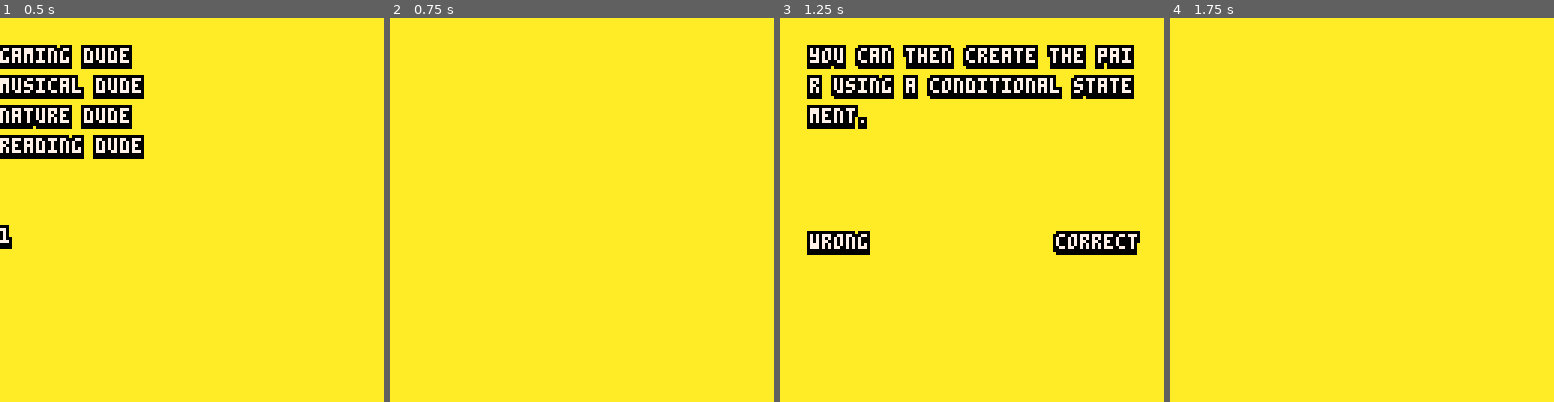
Above: before the commit, frames 1-4 (left to right).
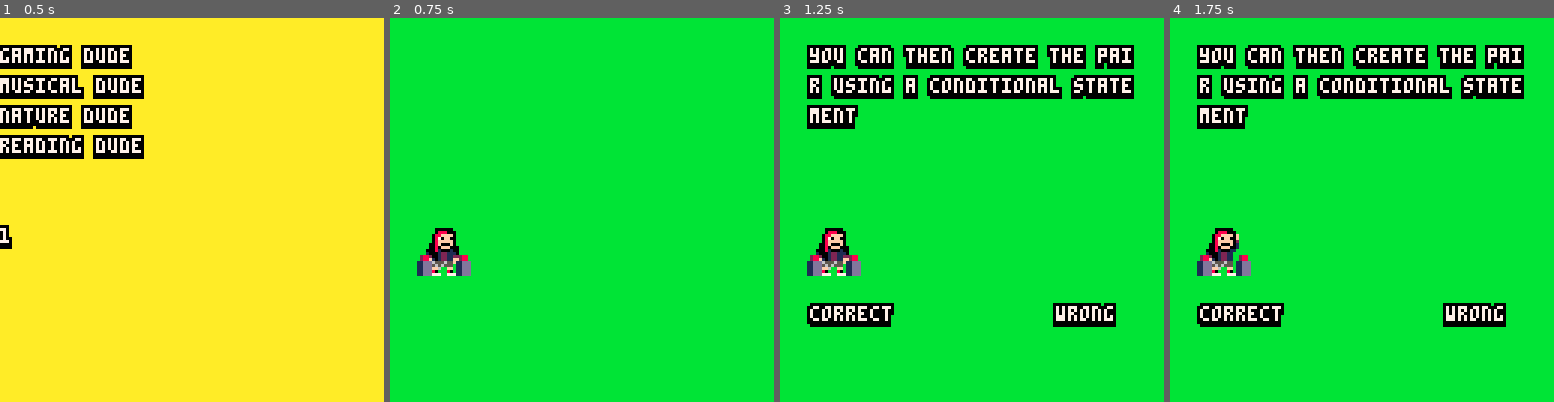
Above: after the commit, the same moments.

Repository: nascimento-cesar/pablos-ultimate-challenge-against-evil-forces
Game: PICO-8 cartridge src/pablos-ultimate-challenge-against-evil-forces.p8
Same seed, same stepped clock (60 frames per second), same inputs: the game is played once before the commit and once after it.
Inputs:
- Up to frame 1 (0.5 s): tap X (X key) at 0.33 s
- Up to frame 2 (0.75 s): tap O (Z key) at 0.7 s
- Up to frame 3 (1.25 s): tap X (X key) at 1.07 s
- Up to frame 4 (1.75 s): hold Right from 1.6 s (still down); tap O (Z key) at 1.7 s

Frame 1 is identical in both runs. In frame 2, 100% of the frame differs, in the area x 0-100%, y 0-100%; in frame 3, 90%; in frame 4, 100%.

Commit message:
feat: create press button animation

Diff:
--- a/src/classes/gameplay.lua
+++ b/src/classes/gameplay.lua
@@ -3,39 +3,63 @@
 function Gameplay:new(character_index)
   local obj = Base.new(self)
 
+  obj.character_action = "idle"
+  obj.character_action_frame = 0
   obj.character_index = character_index
+  obj.character_sprites = Draw:get_sprites(character_index)
   obj.correct_answers = 0
+  obj.current_question = nil
   obj.current_question_index = 1
-  obj.current_question = nil
+  obj.is_locked = false
+  obj.questions = Questions:build_questions()
   obj.wrong_answers = 0
-  obj.questions = Questions:build_questions(character_index)
 
   return obj
 end
 
 function Gameplay:update()
+  self:handle_character_action()
   self:handle_selected_answer()
 end
 
+function Gameplay:handle_character_action()
+  self.character_action_frame += 1
+
+  if self.character_action ~= "idle" and self.character_action_frame >= 30 then
+    self.character_action = "idle"
+    self.character_action_frame = 1
+    self.current_question_index += 1
+    self.current_question = nil
+    self.is_locked = false
+  end
+end
+
 function Gameplay:handle_selected_answer()
+  if self.is_locked then
+    return
+  end
+
   if not self.current_question then
     self.current_question = self.questions[self.current_question_index]
   end
 
   if self.current_question then
-    local text, opt_a, opt_b, correct_index, answer = unpack(self.current_question)
+    local text, opt_a, opt_b, correct_index, is_correct_answer, pressed_button = unpack(self.current_question)
 
     if btnp(⬅️) then
-      answer = correct_index == 1
+      pressed_button = "left"
+      is_correct_answer = correct_index == 1
     elseif btnp(➡️) then
-      answer = correct_index == 2
+      pressed_button = "right"
+      is_correct_answer = correct_index == 2
     end
 
-    if answer ~= nil then
-      self.current_question_index += 1
-      self.current_question = nil
+    if is_correct_answer ~= nil then
+      self.character_action = pressed_button
+      self.character_action_frame = 0
+      self.is_locked = true
 
-      if answer then
+      if is_correct_answer then
         self.correct_answers += 1
         self:handle_correct_answer()
       else
--- a/src/pablos-ultimate-challenge-against-evil-forces.p8
+++ b/src/pablos-ultimate-challenge-against-evil-forces.p8
@@ -30,3 +30,76 @@
 
 
 
+…(56 lines of a section not shown)…
+__map__
+8080808080808080808080808080808000000000000000000000000000000000000000000000000000000000000000000000000000000000000000000000000000000000000000000000000000000000000000000000000000000000000000000000000000000000000000000000000000000000000000000000000000000000
+8080808080808080808080808080808000000000000000000000000000000000000000000000000000000000000000000000000000000000000000000000000000000000000000000000000000000000000000000000000000000000000000000000000000000000000000000000000000000000000000000000000000000000
+8080808080808080808080808080808000000000000000000000000000000000000000000000000000000000000000000000000000000000000000000000000000000000000000000000000000000000000000000000000000000000000000000000000000000000000000000000000000000000000000000000000000000000
+8080808080808080808080808080808000000000000000000000000000000000000000000000000000000000000000000000000000000000000000000000000000000000000000000000000000000000000000000000000000000000000000000000000000000000000000000000000000000000000000000000000000000000
+8080808080808080808080808080808000000000000000000000000000000000000000000000000000000000000000000000000000000000000000000000000000000000000000000000000000000000000000000000000000000000000000000000000000000000000000000000000000000000000000000000000000000000
+8080808080808080808080808080808000000000000000000000000000000000000000000000000000000000000000000000000000000000000000000000000000000000000000000000000000000000000000000000000000000000000000000000000000000000000000000000000000000000000000000000000000000000
+8080808080808080808080808080808000000000000000000000000000000000000000000000000000000000000000000000000000000000000000000000000000000000000000000000000000000000000000000000000000000000000000000000000000000000000000000000000000000000000000000000000000000000
+8080808080808080808080808080808000000000000000000000000000000000000000000000000000000000000000000000000000000000000000000000000000000000000000000000000000000000000000000000000000000000000000000000000000000000000000000000000000000000000000000000000000000000
+8080808080808080808080808080808000000000000000000000000000000000000000000000000000000000000000000000000000000000000000000000000000000000000000000000000000000000000000000000000000000000000000000000000000000000000000000000000000000000000000000000000000000000
+8080808080808080808080808080808000000000000000000000000000000000000000000000000000000000000000000000000000000000000000000000000000000000000000000000000000000000000000000000000000000000000000000000000000000000000000000000000000000000000000000000000000000000
+8080808080808080808080808080808000000000000000000000000000000000000000000000000000000000000000000000000000000000000000000000000000000000000000000000000000000000000000000000000000000000000000000000000000000000000000000000000000000000000000000000000000000000
+8080808080808080808080808080808000000000000000000000000000000000000000000000000000000000000000000000000000000000000000000000000000000000000000000000000000000000000000000000000000000000000000000000000000000000000000000000000000000000000000000000000000000000
+8080808080808080808080808080808000000000000000000000000000000000000000000000000000000000000000000000000000000000000000000000000000000000000000000000000000000000000000000000000000000000000000000000000000000000000000000000000000000000000000000000000000000000
+8080808080808080808080808080808000000000000000000000000000000000000000000000000000000000000000000000000000000000000000000000000000000000000000000000000000000000000000000000000000000000000000000000000000000000000000000000000000000000000000000000000000000000
+8080808080808080808080808080808000000000000000000000000000000000000000000000000000000000000000000000000000000000000000000000000000000000000000000000000000000000000000000000000000000000000000000000000000000000000000000000000000000000000000000000000000000000
+8080808080808080808080808080808000000000000000000000000000000000000000000000000000000000000000000000000000000000000000000000000000000000000000000000000000000000000000000000000000000000000000000000000000000000000000000000000000000000000000000000000000000000
--- a/src/screens/gameplay.lua
+++ b/src/screens/gameplay.lua
@@ -1,7 +1,48 @@
 GameplayScreen = {}
 
 function GameplayScreen:draw(gameplay)
+  map(0, 0, 0, 0, 16, 16)
+  palt(0, false)
+  palt(14, true)
   GameplayScreen:draw_question(gameplay)
+  GameplayScreen:draw_character(gameplay)
+  GameplayScreen:draw_buttons(gameplay)
+end
+
+function GameplayScreen:draw_buttons(gameplay)
+  if gameplay.character_action == "left" and gameplay.character_action_frame >= 12 then
+    spr(65, 9, 78)
+  else
+    spr(64, 9, 78)
+  end
+
+  if gameplay.character_action == "right" and gameplay.character_action_frame >= 12 then
+    spr(65, 22, 78)
+  else
+    spr(64, 22, 78)
+  end
+end
+
+function GameplayScreen:draw_character(gameplay)
+  if gameplay.character_action == "idle" then
+    spr(gameplay.character_sprites[1], 10, 70, 2, 2)
+  elseif gameplay.character_action == "left" then
+    if gameplay.character_action_frame <= 4 then
+      spr(gameplay.character_sprites[2], 10, 70, 2, 2, true)
+    elseif gameplay.character_action_frame <= 6 then
+      spr(gameplay.character_sprites[3], 10, 70, 2, 2, true)
+    else
+      spr(gameplay.character_sprites[4], 10, 70, 2, 2, true)
+    end
+  elseif gameplay.character_action == "right" then
+    if gameplay.character_action_frame <= 4 then
+      spr(gameplay.character_sprites[2], 10, 70, 2, 2)
+    elseif gameplay.character_action_frame <= 6 then
+      spr(gameplay.character_sprites[3], 10, 70, 2, 2)
+    else
+      spr(gameplay.character_sprites[4], 10, 70, 2, 2)
+    end
+  end
 end
 
 function GameplayScreen:draw_question(gameplay)
@@ -9,7 +50,7 @@
     local text, opt_a, opt_b = unpack(gameplay.current_question)
 
     Draw:print_text_block(text, 10, 10)
-    Draw:print_outlined_text(opt_a, 10, 72)
-    Draw:print_outlined_text(opt_b, 92, 72)
+    Draw:print_outlined_text(opt_a, 10, 96)
+    Draw:print_outlined_text(opt_b, 92, 96)
   end
 end
--- a/src/shared.lua
+++ b/src/shared.lua
@@ -1,6 +1,15 @@
 Draw = {}
 Questions = {}
 Utils = {}
+
+function Draw:get_sprites(character_index)
+  return split(({
+    [1] = "0,2,4,6",
+    [2] = "8,10,12,14",
+    [3] = "32,34,36,38",
+    [4] = "40,42,44,46"
+  })[character_index])
+end
 
 function Draw:print_bouncy_text(text, x, y, color, outline_color)
   for i = 1, #text do
@@ -34,8 +43,8 @@
   return 64 - (text and #tostr(text) or 0) * 2
 end
 
-function Questions:build_questions(character_index)
-  local parsed_questions, questions = {}, ({ "you can then create the pair using a conditional statement.,correct,wrong", "", "", "" })[character_index]
+function Questions:build_questions()
+  local parsed_questions, questions = {}, "you can then create the pair using a conditional statement,correct,wrong|you can then create the pair using a conditional statement,correct,wrong|you can then create the pair using a conditional statement,correct,wrong"
 
   for question in all(split(questions, "|")) do
     local text, correct, wrong = unpack(split(question))
Not shown, changed: 72 lines of the sprite sheet (__gfx__) section of src/pablos-ultimate-challenge-against-evil-forces.p8
